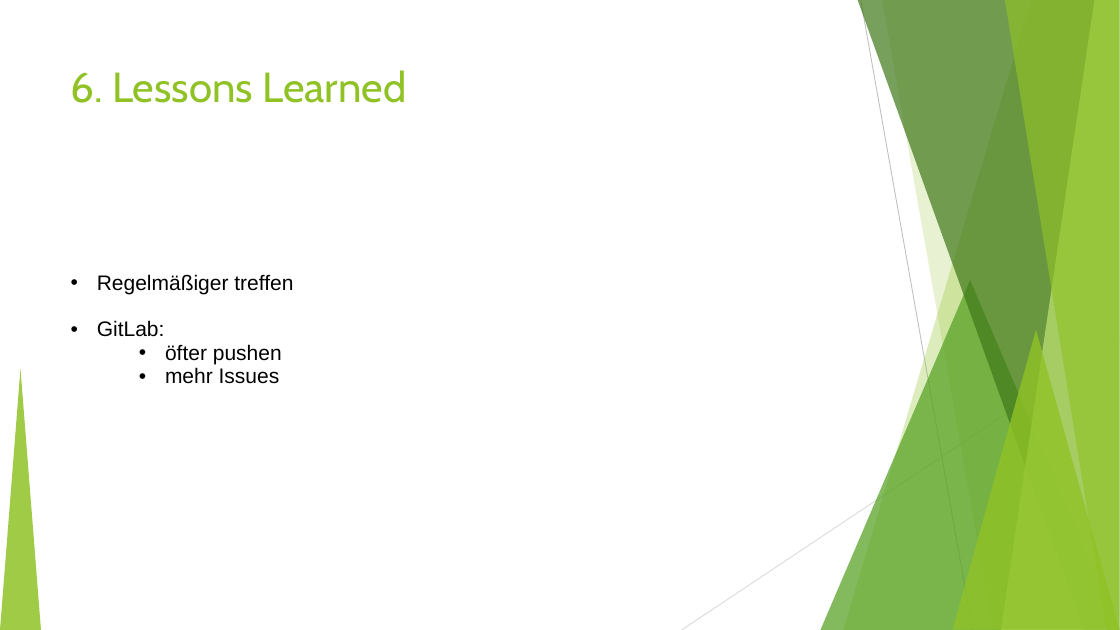
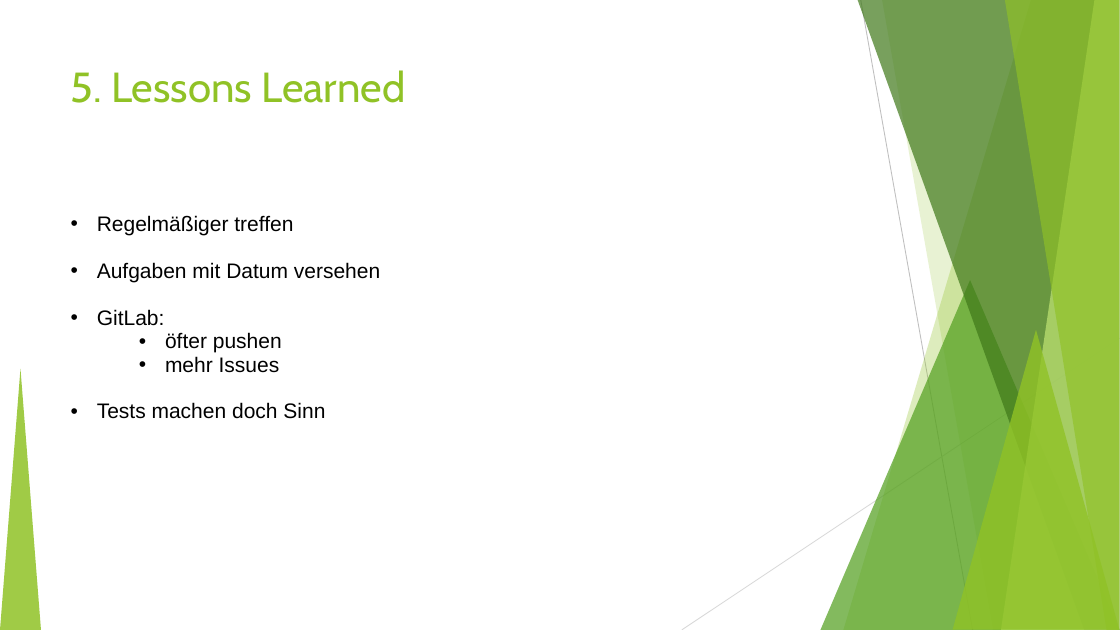
Before and after one commit to fh-erfurt/TravelBuddy-REST, a slide deck: slide 7 of doc/Präsentation/TravelBuddy_1.ppt (slide 8 before the commit). Drawn at 1120x630 pixels with LibreOffice and Linux fonts; fonts in the diff are those of the drawing. Boxes give left, top, right and bottom in pixels: in the first picture for what was removed or moved away, otherwise in the second. Text is boxed around its words. In the diff, an @@ line names an element or a change of style, - is before the commit and + after.

Commit message:
Präsentation

```diff
--- a/doc/Präsentation/TravelBuddy_1.ppt
+++ b/doc/Präsentation/TravelBuddy_1.ppt
@@ title at (70,70,405,103): text changed @@
-6. Lessons Learned
+5. Lessons Learned
@@ text at (97,262,380,282): paragraph added @@
+• Aufgaben mit Datum versehen
@@ text at (97,402,325,419): paragraph added @@
+• Tests machen doch Sinn
```
Also in this commit, not shown: 3 other slides changed, 1 slide added.
